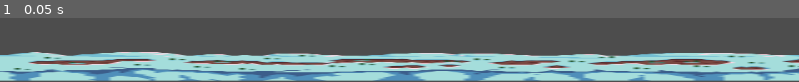
Above: before the commit, frame 1.
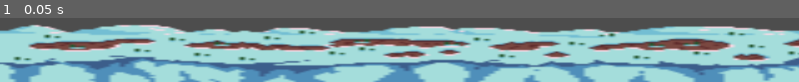
Above: after the commit, the same moment.

Repository: JamesSo1/AdventuresWithBobo-
Game: Godot game, scene res://scenes/ground.tscn
The game is run twice, just before and just after one commit, with the same random seed, the same clock (stepped at 60 frames per second) and the same inputs. The project has no main scene, so this scene is started directly.
Inputs:
- Up to frame 1 (0.05 s): no input

The runs differ from the first frame. In frame 1, 64% of the frame differs, in the area x 0-100%, y 10-100%.

Commit message:
Make ground bigger

Diff:
--- a/scenes/ground.tscn
+++ b/scenes/ground.tscn
@@ -3,16 +3,16 @@
 [ext_resource type="Texture2D" uid="uid://ch432wiw0or14" path="res://assets/img/background/4.Groundt.png" id="1_7orfb"]
 
 [sub_resource type="RectangleShape2D" id="RectangleShape2D_3jiax"]
-size = Vector2(2304, 38.5)
+size = Vector2(2304, 78.5)
 
 [node name="Ground" type="StaticBody2D"]
 
 [node name="Sprite2D" type="Sprite2D" parent="."]
-position = Vector2(0, 466)
-scale = Vector2(7.2, 1)
+position = Vector2(0, 288)
+scale = Vector2(7.2, 2)
 texture = ExtResource("1_7orfb")
 centered = false
 
 [node name="CollisionShape2D" type="CollisionShape2D" parent="."]
-position = Vector2(1152, 627.25)
+position = Vector2(1152, 607.25)
 shape = SubResource("RectangleShape2D_3jiax")
